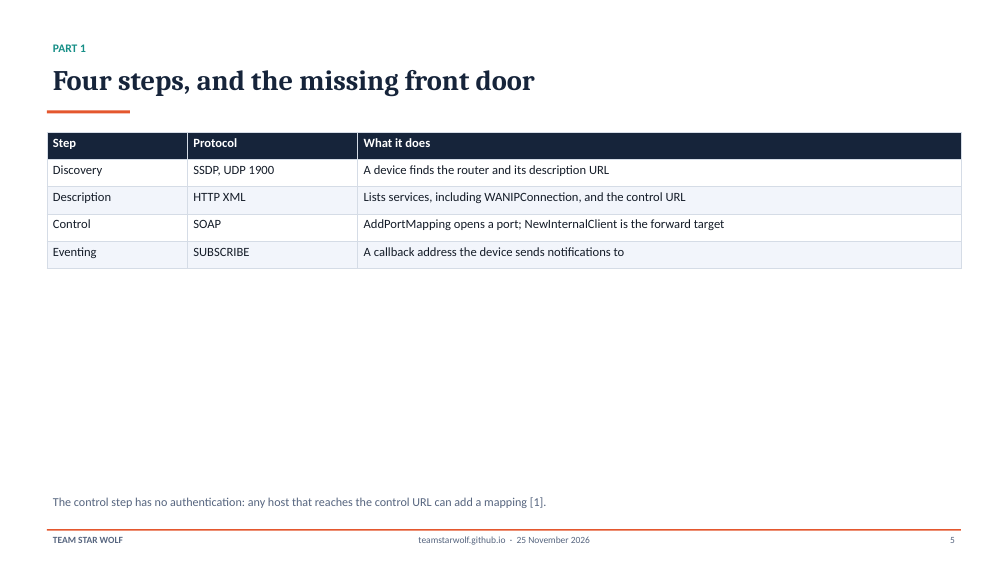
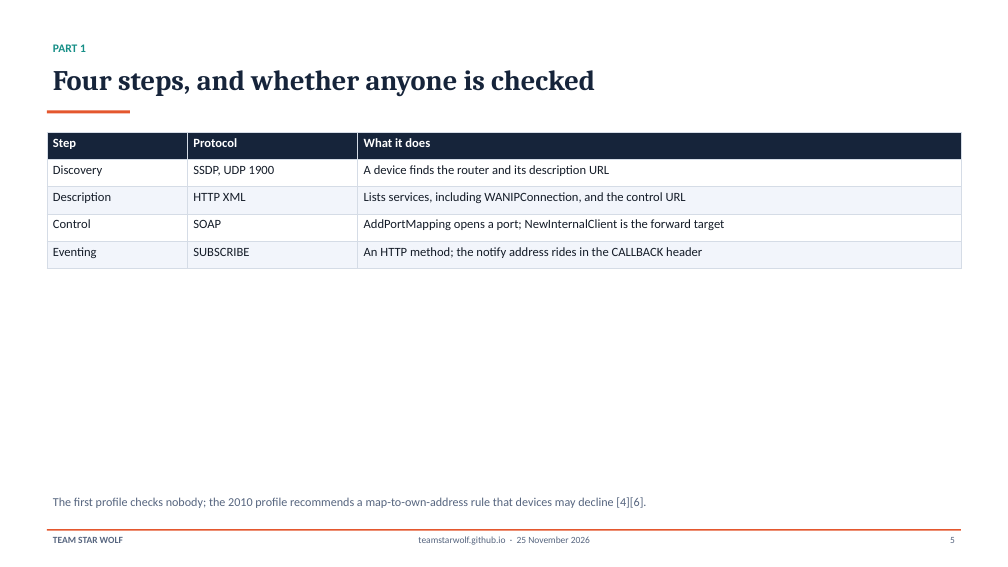
Before and after one commit to TeamStarWolf/TeamStarWolf, a slide deck: slide 5 of case-studies/slides/UPnP_Home_Network_Case_Study.pptx. Drawn at 1008x567 pixels with LibreOffice and Linux fonts; fonts in the diff are those of the drawing. Boxes give left, top, right and bottom in pixels: in the first picture for what was removed or moved away, otherwise in the second. Text is boxed around its words. In the diff, an @@ line names an element or a change of style, - is before the commit and + after.

```diff
--- a/case-studies/slides/UPnP_Home_Network_Case_Study.pptx
+++ b/case-studies/slides/UPnP_Home_Network_Case_Study.pptx
@@ text at <box>53,70,595,97</box>: text changed @@
-Four steps, and the missing front door
+Four steps, and whether anyone is checked
@@ table at <box>47,132,961,268</box> @@
-row 5, column 3: A callback address the device sends notifications to
+row 5, column 3: An HTTP method; the notify address rides in the CALLBACK header
@@ text at <box>53,497,646,508</box>: text changed @@
-The control step has no authentication: any host that reaches the control URL can add a mapping [1].
+The first profile checks nobody; the 2010 profile recommends a map-to-own-address rule that devices may decline [4][6].
```
Also in this commit, not shown: 12 other slides changed, 7 other files.
